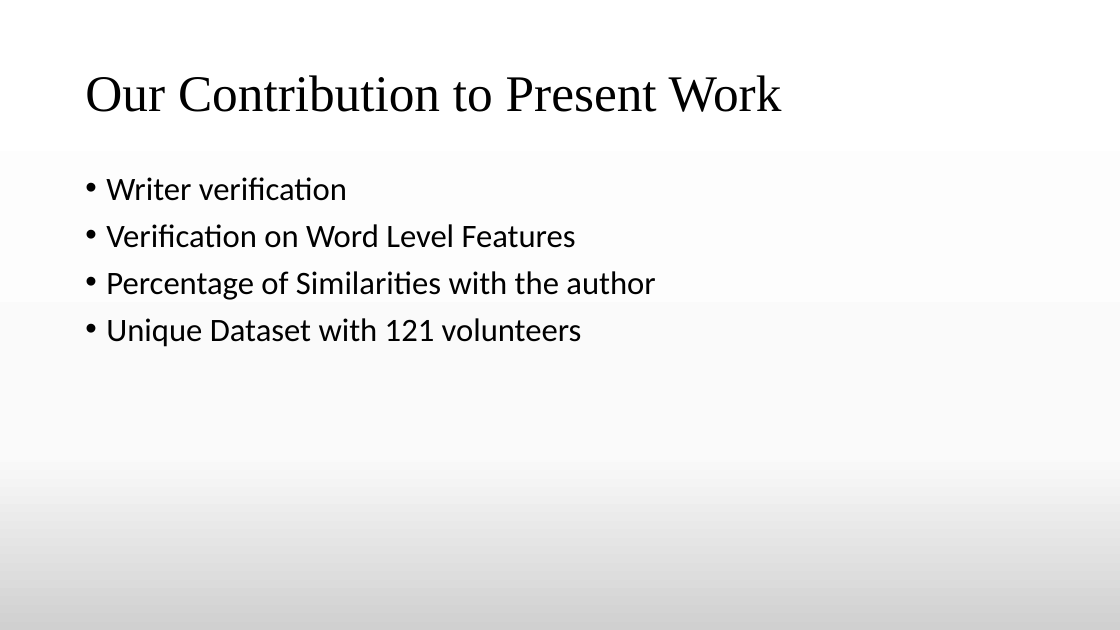
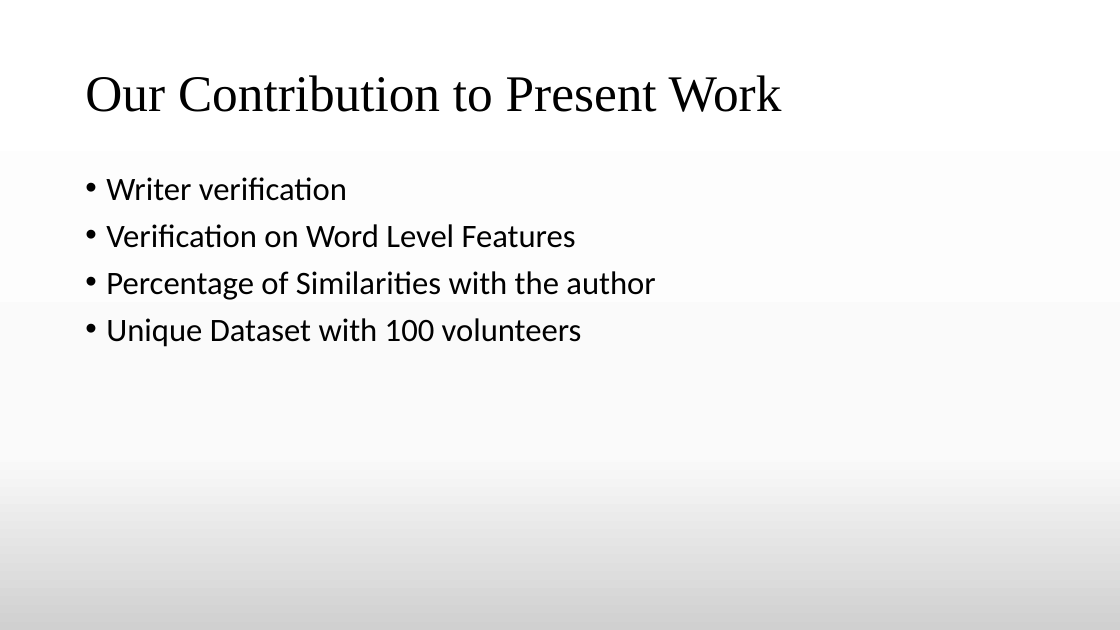
Before and after one commit to TheAnonymousMan/local-language-recognition-gcelt-class-2021, a slide deck: slide 10 of Documentation/4th Year Project Presentation.pptx. Drawn at 1120x630 pixels with LibreOffice and Linux fonts; fonts in the diff are those of the drawing. Boxes give left, top, right and bottom in pixels: in the first picture for what was removed or moved away, otherwise in the second. Text is boxed around its words. In the diff, an @@ line names an element or a change of style, - is before the commit and + after.

```diff
--- a/Documentation/4th Year Project Presentation.pptx
+++ b/Documentation/4th Year Project Presentation.pptx
@@ text at (106, 318, 582, 347): text changed @@
-• Unique Dataset with 121 volunteers
+• Unique Dataset with 100 volunteers
```
Also in this commit, not shown: 4 other slides changed, 2 slides added, 1 slide removed.
